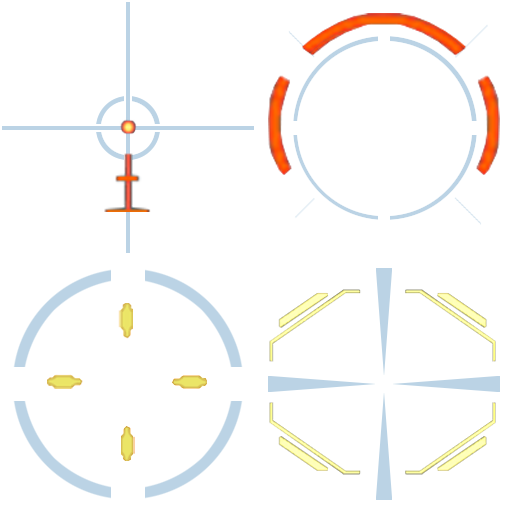
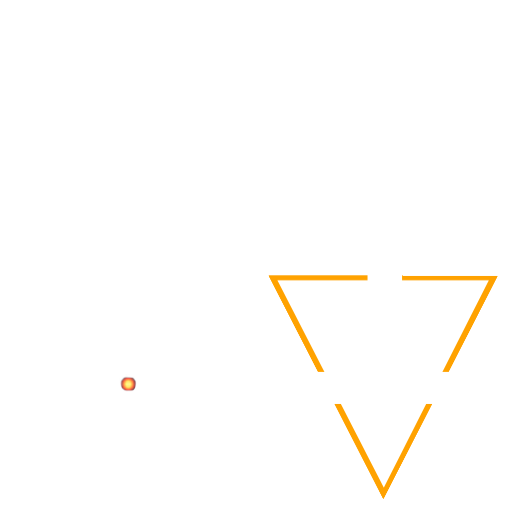
Two versions of the same layered image (512px x 512px). Layer-by-layer changes:
added layer "Слой 2" above "Слой 4 копия" over <box>120,376,137,392</box>
hid "Слой 4 копия" over <box>47,13,500,475</box>
added layer "Слой 1" above "Crosshairs" over <box>268,275,498,499</box>
hid "Crosshairs" over <box>2,2,500,500</box>
